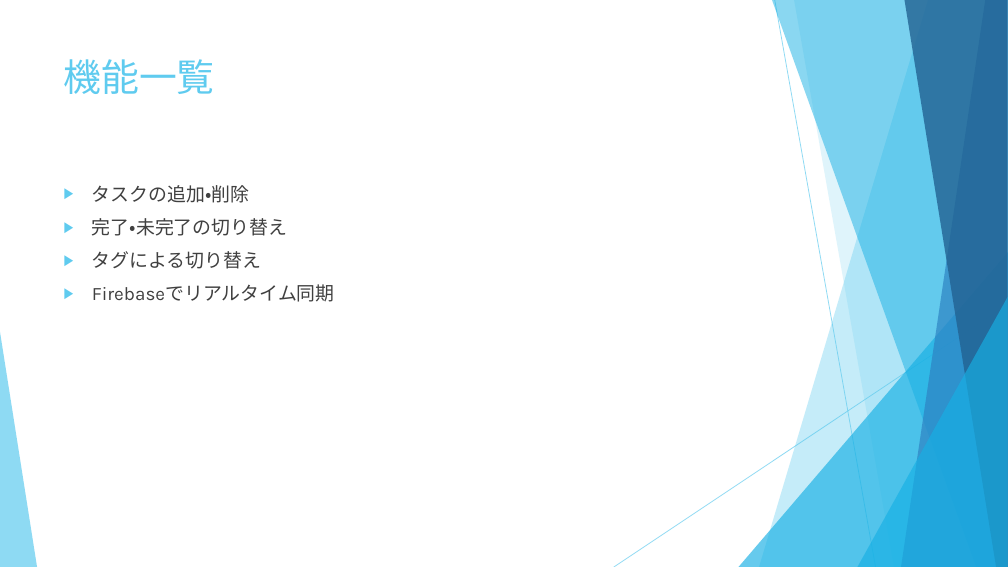
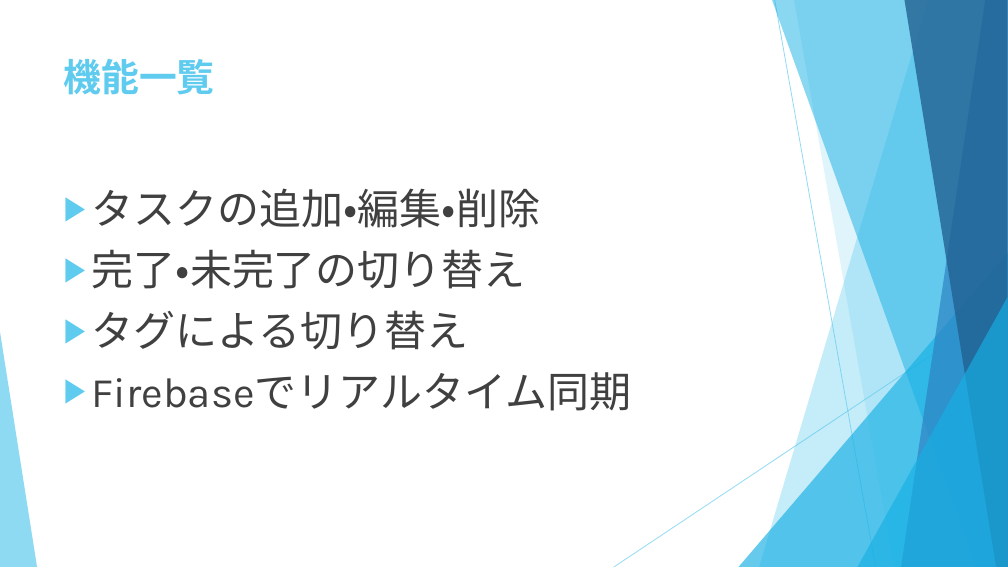
Before and after one commit to TaniIan/flutter_application_1, a slide deck: slide 4 of Todoアプリ_谷維案.pptx. Drawn at 1008x567 pixels with LibreOffice and Linux fonts; fonts in the diff are those of the drawing. Boxes give left, top, right and bottom in pixels: in the first picture for what was removed or moved away, otherwise in the second. Text is boxed around its words. In the diff, an @@ line names an element or a change of style, - is before the commit and + after.

Commit message:
編集機能を追加

```diff
--- a/Todoアプリ_谷維案.pptx
+++ b/Todoアプリ_谷維案.pptx
@@ title "機能一覧" at <box>64,59,215,95</box>: bold on @@
@@ text at <box>92,188,540,228</box>: text changed; size 18 to 40 pt @@
-▶ タスクの追加・削除
+▶ タスクの追加・編集・削除
@@ text at <box>92,249,631,411</box>: size 18 to 40 pt in "完了・未完了の切り替え", "タグによる切り替え", "Firebaseでリアルタイム同期" @@
```
Also in this commit, not shown: 6 other slides changed, 2 other files.
